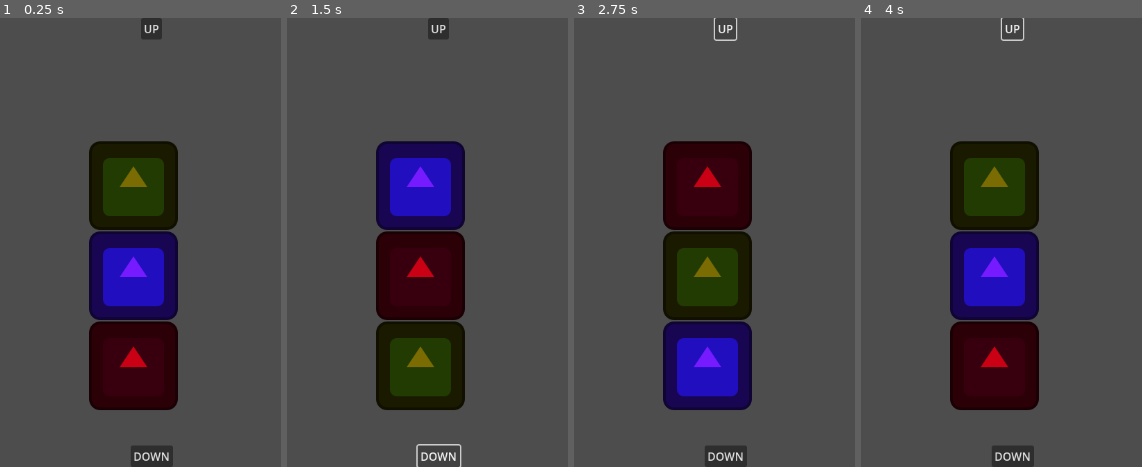
Above: before the commit, frames 1-4 (left to right).
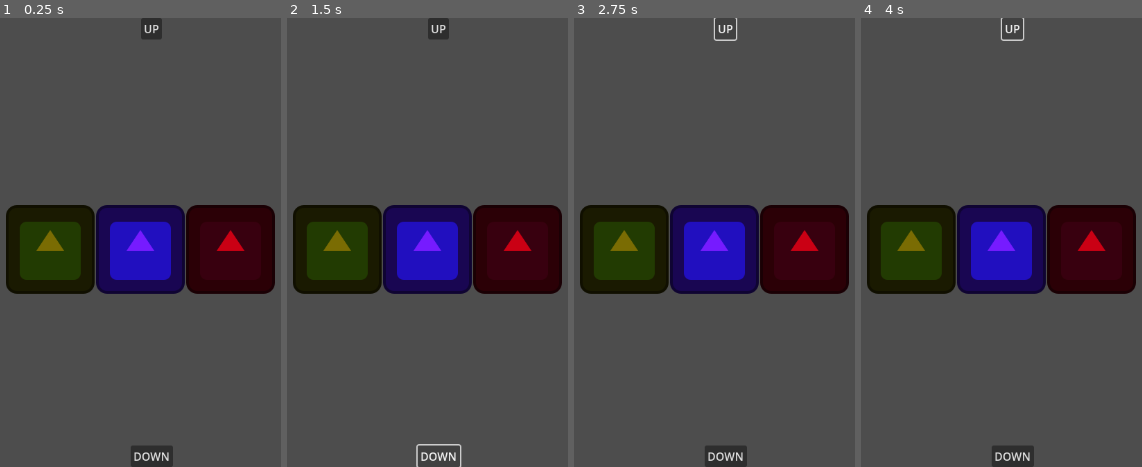
Above: after the commit, the same moments.

Repository: needJobCoder/mazeGame
Game: Godot game, scene res://Scenes/verticalbar.tscn
Same seed, same stepped clock (60 frames per second), same inputs: the game is played once before the commit and once after it. The engine's default icon, where the game draws it, is replaced by a stand-in: a white triangle on a blue panel in a dark square.
Inputs:
- Up to frame 1 (0.25 s): no input
- Up to frame 2 (1.5 s): click "UP" at 0.5 s; click "DOWN" at 1.25 s
- Up to frame 3 (2.75 s): click "UP" at 2 s
- Up to frame 4 (4 s): click "DOWN" at 2.75 s; click "UP" at 3.5 s

The runs differ from the first frame. In frame 1, 30% of the frame differs, in the area x 2-98%, y 27-88%; in frame 2, 31%; in frame 3, 31%; in frame 4, 30%.

Commit message:
vertical bar done

Diff:
--- /dev/null
+++ b/Scenes/horizontalbar.tscn
@@ -0,0 +1,93 @@
+[gd_scene load_steps=4 format=3 uid="uid://dmpf3huieviaj"]
+
+[ext_resource type="Script" path="res://Scripts/Verticalbar.gd" id="1_jk8mc"]
+[ext_resource type="Texture2D" uid="uid://dtgs80quoqera" path="res://icon.svg" id="2_mfrem"]
+
+[sub_resource type="RectangleShape2D" id="RectangleShape2D_871im"]
+size = Vector2(125, 124)
+
+[node name="Verticalbar" type="Node2D"]
+position = Vector2(554, 315)
+script = ExtResource("1_jk8mc")
+
+[node name="1" type="Node2D" parent="."]
+position = Vector2(14, -19)
+metadata/_edit_group_ = true
+
+[node name="StaticBody2D" type="StaticBody2D" parent="1"]
+
+[node name="Sprite2D" type="Sprite2D" parent="1/StaticBody2D"]
+modulate = Color(0.478431, 0.423529, 0.0117647, 1)
+position = Vector2(0, -16)
+texture = ExtResource("2_mfrem")
+
+[node name="CollisionShape2D" type="CollisionShape2D" parent="1/StaticBody2D"]
+position = Vector2(0, -16)
+shape = SubResource("RectangleShape2D_871im")
+
+[node name="2" type="Node2D" parent="."]
+position = Vector2(-314, 85)
+metadata/_edit_group_ = true
+
+[node name="StaticBody2D" type="StaticBody2D" parent="2"]
+
+[node name="Sprite2D" type="Sprite2D" parent="2/StaticBody2D"]
+modulate = Color(0.462745, 0.105882, 1, 1)
+position = Vector2(0, -16)
+texture = ExtResource("2_mfrem")
+
+[node name="CollisionShape2D" type="CollisionShape2D" parent="2/StaticBody2D"]
+position = Vector2(0, -16)
+shape = SubResource("RectangleShape2D_871im")
+
+[node name="3" type="Node2D" parent="."]
+position = Vector2(390, 5)
+metadata/_edit_group_ = true
+
+[node name="StaticBody2D" type="StaticBody2D" parent="3"]
+
+[node name="Sprite2D" type="Sprite2D" parent="3/StaticBody2D"]
+modulate = Color(0.792157, 0, 0.0784314, 1)
+position = Vector2(0, -16)
+texture = ExtResource("2_mfrem")
+
+[node name="CollisionShape2D" type="CollisionShape2D" parent="3/StaticBody2D"]
+position = Vector2(0, -16)
+shape = SubResource("RectangleShape2D_871im")
+
+[node name="CanvasLayer" type="CanvasLayer" parent="."]
+
+[node name="Control" type="Control" parent="CanvasLayer"]
+layout_mode = 3
+anchors_preset = 15
+anchor_right = 1.0
+anchor_bottom = 1.0
+grow_horizontal = 2
+grow_vertical = 2
+
+[node name="left" type="Button" parent="CanvasLayer/Control"]
+layout_mode = 1
+anchors_preset = 4
+anchor_top = 0.5
+anchor_bottom = 0.5
+offset_top = -16.0
+offset_right = 56.0
+offset_bottom = 16.0
+grow_vertical = 2
+text = "LEFT"
+
+[node name="right" type="Button" parent="CanvasLayer/Control"]
+layout_mode = 1
+anchors_preset = 6
+anchor_left = 1.0
+anchor_top = 0.5
+anchor_right = 1.0
+anchor_bottom = 0.5
+offset_left = -56.0
+offset_top = -15.5
+offset_bottom = 15.5
+grow_horizontal = 0
+grow_vertical = 2
+text = "RIGHT"
+
+[connection signal="pressed" from="CanvasLayer/Control/left" to="." method="_on_left_pressed"]
--- a/Scripts/Verticalbar.gd
+++ b/Scripts/Verticalbar.gd
@@ -5,46 +5,25 @@
 @onready var partTwo: Node2D = $"2"
 @onready var partThree : Node2D = $"3"
 @onready var verticalBarArray : Array = [partOne, partTwo, partThree]
-@onready var partsPositionArray : Array = [142, 270, 398]
-
-func printAllPositions():
-	for part in verticalBarArray:
-		print(part.global_position)
 
 func _ready():
-	var distanceBetweenParts = 128
+	var distanceBetweenParts = 300
 	for part in verticalBarArray:
-		part.global_position.y = distanceBetweenParts + distance
-		part.global_position.x = 550
+		part.global_position.x = distanceBetweenParts + distance
+		part.global_position.y = 350
 		distanceBetweenParts += distance
 
-
-
 func toggleUp():
-	#(550, 258)
-	#(550, 518)
-	#(550, 258)
 	var top = verticalBarArray[0]
 	verticalBarArray.pop_at(0)
 	verticalBarArray.append(top)
-	printAllPositions()
-
-
-
-	var distanceBetweenParts = 128
+	var distanceBetweenParts = 300
 	var index : int = 0
 	for part in verticalBarArray:
-		part.global_position.y = distanceBetweenParts + distance
-		part.global_position.x = 550
+		part.global_position.x = distanceBetweenParts + distance
+		part.global_position.y = 350
 		distanceBetweenParts += distance
 
-
-
-
-func _on_up_pressed():
+func _on_left_pressed():
 	toggleUp()
 	print(verticalBarArray)
-
-
-func _on_down_pressed():
-	pass
